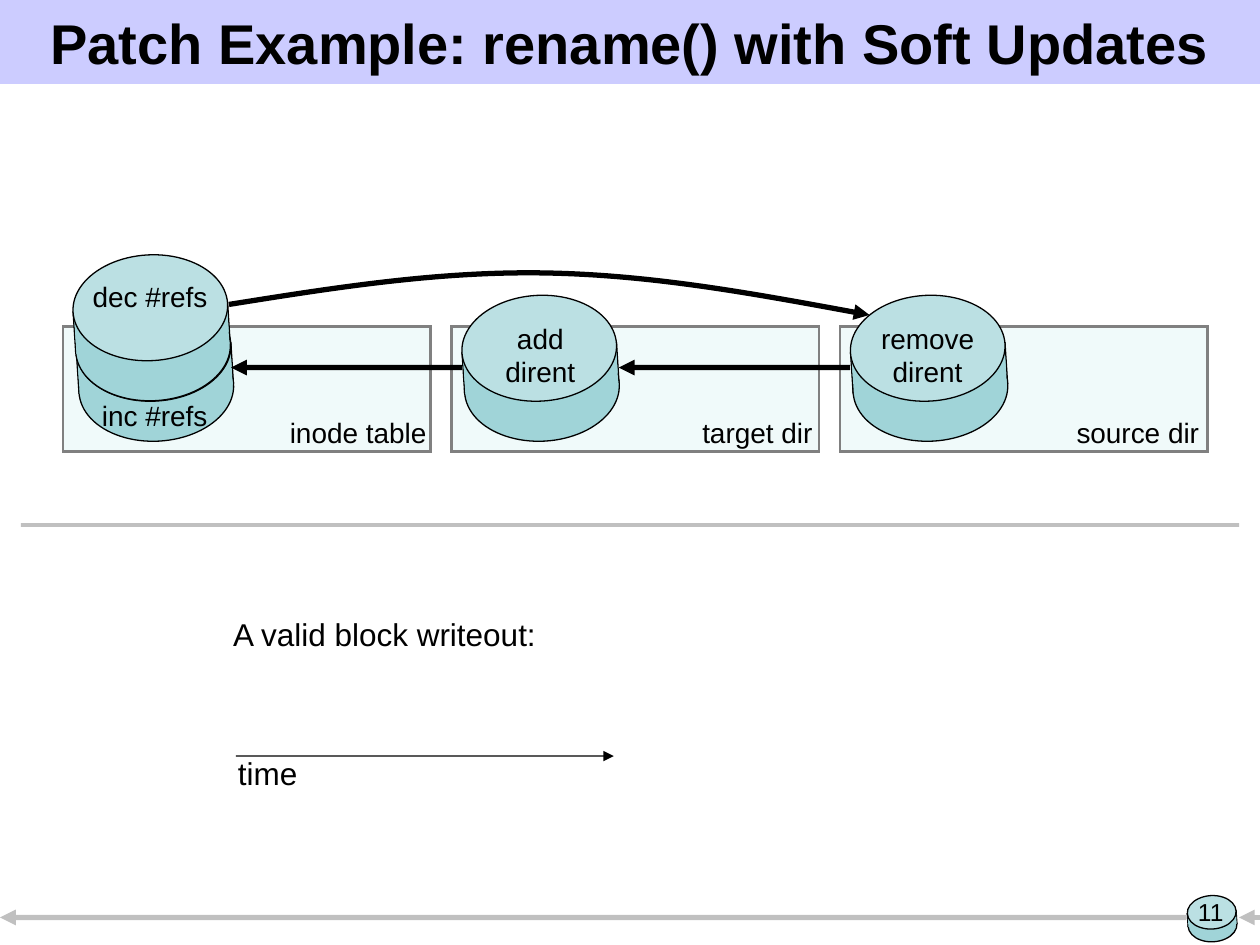
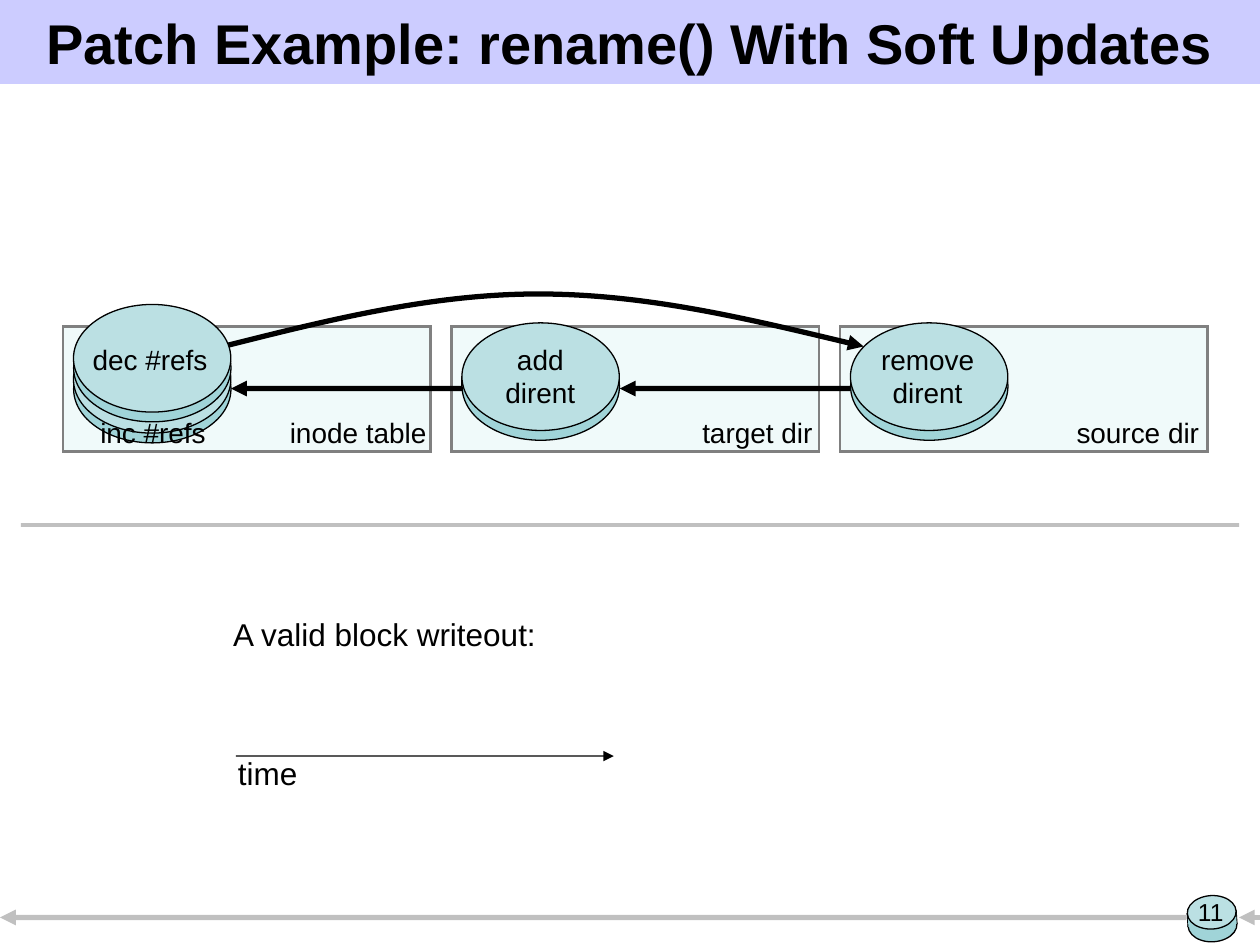
Before and after one commit to ucla-readable/fstitch-doc, a slide deck: slide 11 of sosp/pres.ppt. Drawn at 1260x945 pixels with LibreOffice and Linux fonts; fonts in the diff are those of the drawing. Boxes give left, top, right and bottom in pixels: in the first picture for what was removed or moved away, otherwise in the second. Text is boxed around its words. In the diff, an @@ line names an element or a change of style, - is before the commit and + after.

Commit message:
Use less disk like patch figures (not as tall) and that are aspect-correct. Updating every patch was not exciting.

```diff
--- a/sosp/pres.ppt
+++ b/sosp/pres.ppt
@@ title at (46,23,1212,75): text changed @@
-Patch Example: rename() with Soft Updates
+Patch Example: rename() With Soft Updates
@@ freeform shape: place and size @@
-freeform shape at (229,271,869,315)
+freeform shape at (223,294,863,346)
@@ text "dec #refs": place and size @@
-text "dec #refs" at (93,286,207,308)
+text "dec #refs" at (93,349,207,371)
@@ rotation 356 to 0 degrees in 16 elements at (462,333,620,440), (850,333,1008,440), (73,335,231,442), (73,305,231,412), (73,314,231,421), (462,323,620,430), (850,323,1008,430), (74,354,231,368), (462,373,619,387), (852,373,1008,387), (73,358,231,368), (462,377,620,387), (850,377,1008,387), (73,325,231,432), (74,375,231,389), (73,379,231,389) @@
@@ text added at (102,368,207,371), 16 pt, text #000000 @@
+inc #refs
@@ 3 texts, 2 arrows: place and size @@
-3 texts, 2 arrows at (102,328,974,431)
+3 texts, 2 arrows at (100,349,974,449)
```
Also in this commit, not shown: 17 other slides changed, 1 slide added, 2 slides removed.
